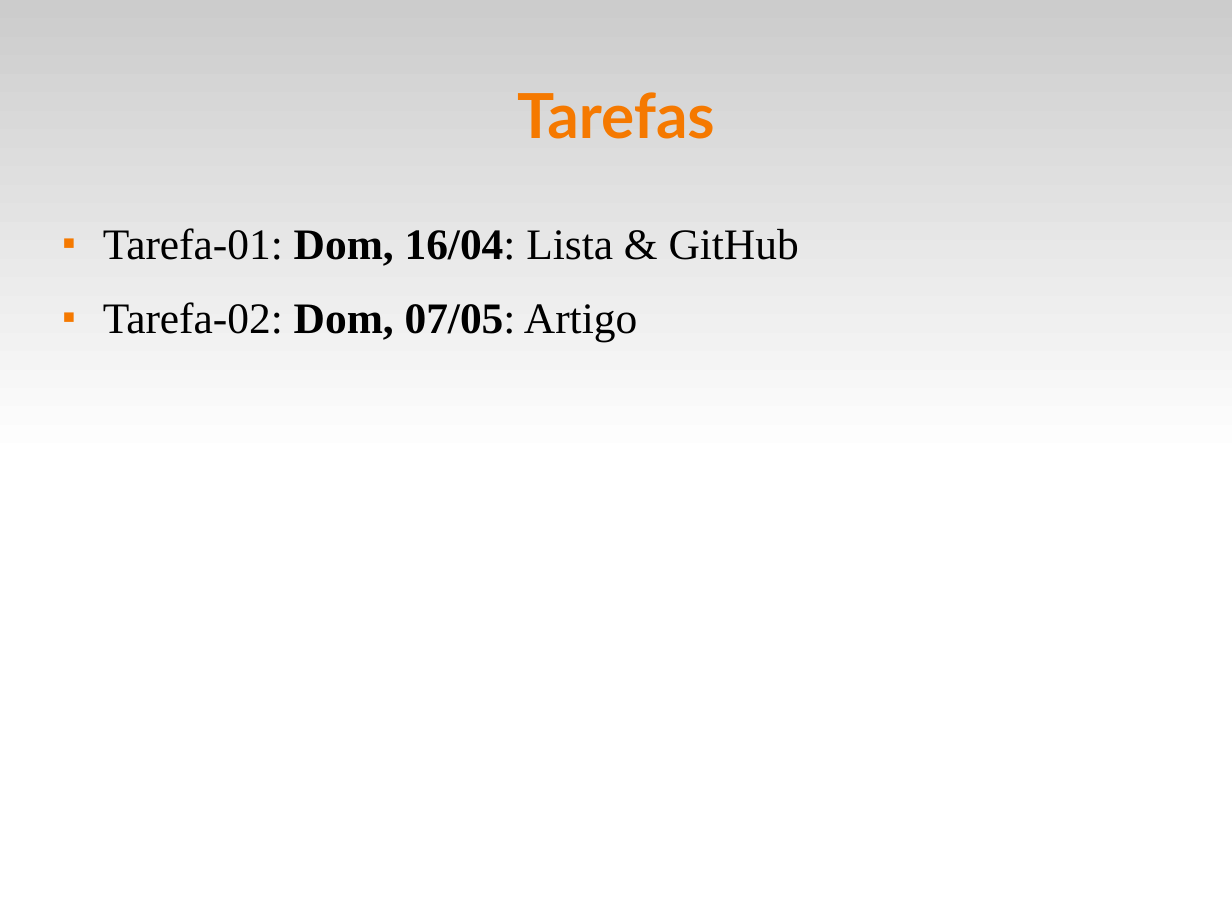
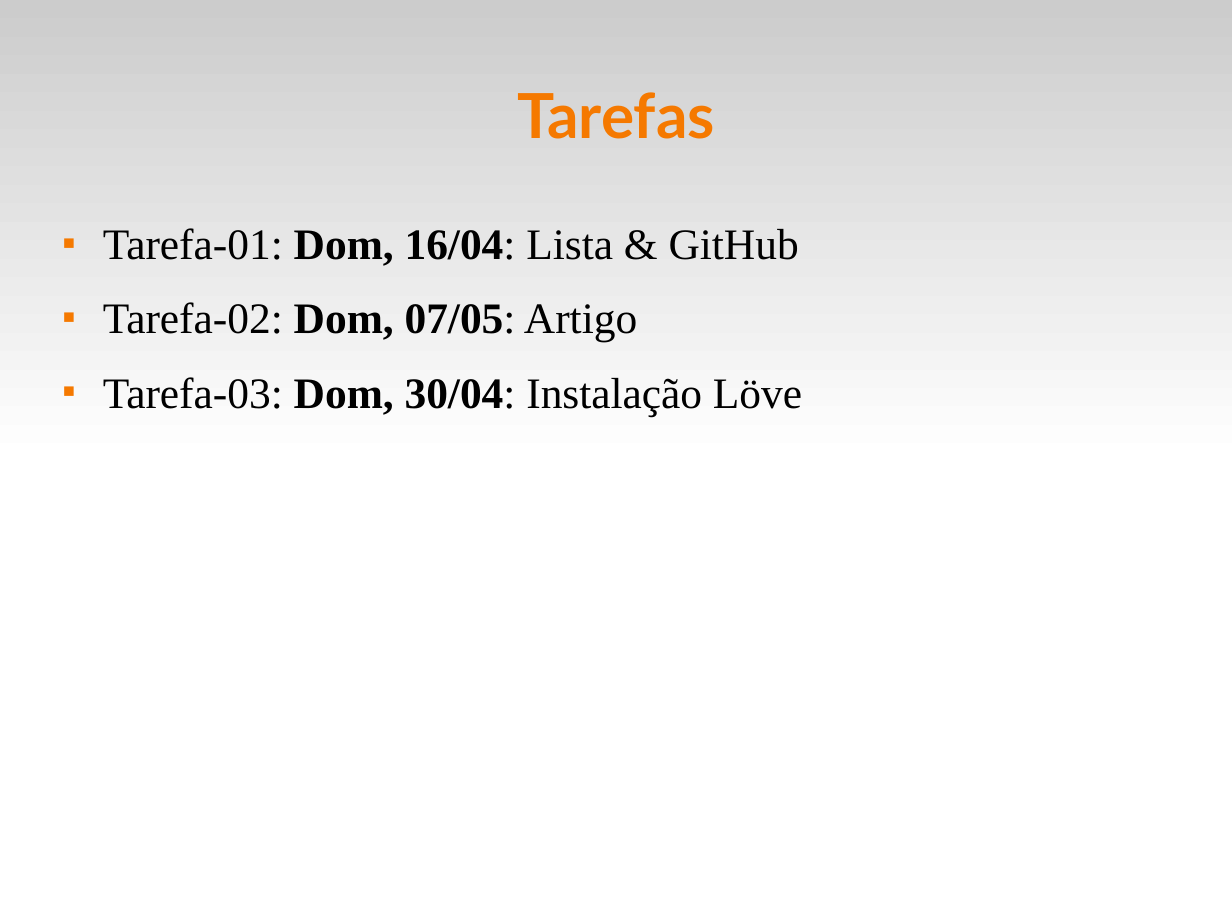
Before and after one commit to fsantanna-uerj/EDL, a slide deck: slide 7 of slides/edl-00.odp (slide 6 before the commit). Drawn at 1232x924 pixels with LibreOffice and Linux fonts; fonts in the diff are those of the drawing. Boxes give left, top, right and bottom in pixels: in the first picture for what was removed or moved away, otherwise in the second. Text is boxed around its words. In the diff, an @@ line names an element or a change of style, - is before the commit and + after.

```diff
--- a/slides/edl-00.odp
+++ b/slides/edl-00.odp
@@ text at box(103, 377, 802, 416): paragraph added @@
+■ Tarefa-03: Dom, 30/04: Instalação Löve
```
Also in this commit, not shown: 2 other slides changed, 6 other files.
